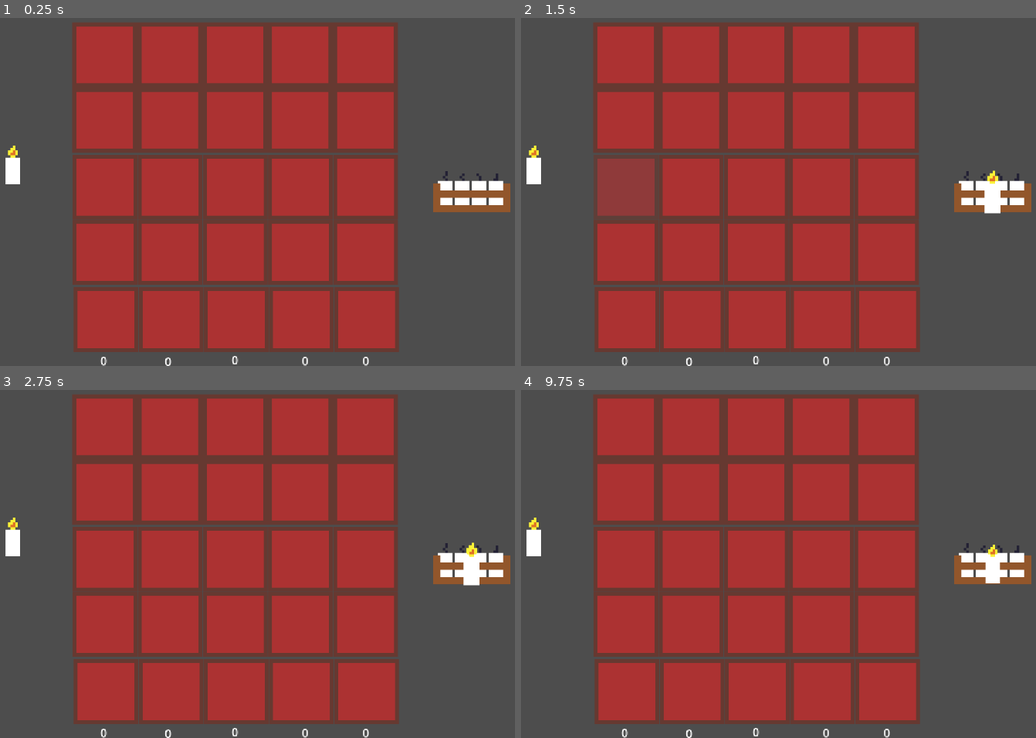
Above: before the commit, frames 1-4 (two rows, left to right).
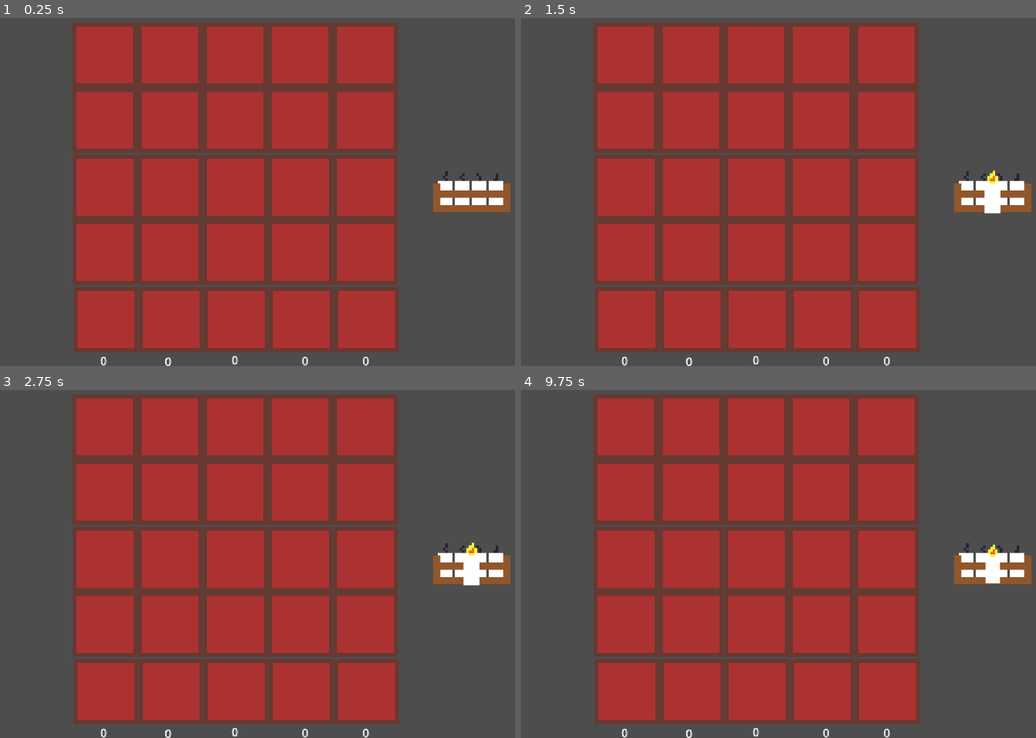
Above: after the commit, the same moments.

Repository: adrientremblay/ld55
Game: Godot game, scene res://scenes/main.tscn
Two runs of this game, one before a commit and one after it. Both use one fixed random seed, a clock stepped at 60 frames per second and the inputs below.
Inputs (mouse positions are in pixels of both pictures, inside the frame that each line leads up to):
- Up to frame 1 (0.25 s): no input
- Up to frame 2 (1.5 s): tap Enter at 0.5 s; move the mouse to (531, 164) at 0.52 s; press the mouse at (531, 164) at 0.53 s; tap Space at 1.25 s; move the mouse to (994, 192) at 1.27 s; release the mouse at (994, 192) at 1.28 s; click (994, 192) at 1.35 s
- Up to frame 3 (2.75 s): tap Enter at 2 s; move the mouse to (473, 564) at 2.02 s; press the mouse at (473, 564) at 2.03 s
- Up to frame 4 (9.75 s): tap Space at 2.75, 4.25 s; release the mouse at (994, 564) at 2.78 s; click (994, 564) at 2.85 s; tap Enter at 3.5 s; press the mouse at (994, 564) at 3.53 s; release the mouse at (994, 564) at 4.28 s; click (994, 564) at 4.35 s; press the mouse at (994, 564) at 5.03 s; release the mouse at (994, 564) at 5.78 s; click (994, 564) at 5.85 s; press the mouse at (994, 564) at 6.53 s; release the mouse at (994, 564) at 7.28 s; click (994, 564) at 7.35 s; press the mouse at (994, 564) at 8.03 s; release the mouse at (994, 564) at 8.78 s; click (994, 564) at 8.85 s; move the mouse to (963, 616) at 9.52 s; press the mouse at (963, 616) at 9.53 s

The runs differ from the first frame. In frame 1, 0.3% of the frame differs, in the area x 1-4%, y 36-48%; in frame 2, 2.1%, in the area x 1-26%, y 36-57%; in frame 3, 0.3%; in frame 4, 0.3%.
Error before the commit: Cannot call method 'set_ease' on a null value. (res://scripts/offering.gd:33)

Commit message:
Fixed all but one problems with dragging

Diff:
--- a/scenes/main.tscn
+++ b/scenes/main.tscn
@@ -1,15 +1,11 @@
-[gd_scene load_steps=5 format=3 uid="uid://dft06i0o7a16r"]
+[gd_scene load_steps=4 format=3 uid="uid://dft06i0o7a16r"]
 
 [ext_resource type="Script" path="res://scenes/main.gd" id="1_p50c6"]
-[ext_resource type="PackedScene" uid="uid://cpgdv8fm2wncs" path="res://scenes/offering.tscn" id="2_5ocog"]
 [ext_resource type="PackedScene" uid="uid://cy3mptasstq5l" path="res://scenes/altar.tscn" id="2_64s2l"]
 [ext_resource type="PackedScene" uid="uid://dbnxiup0a0586" path="res://scenes/offering_spawner.tscn" id="3_r0mkk"]
 
 [node name="Main" type="Node2D"]
 script = ExtResource("1_p50c6")
-
-[node name="object" parent="." instance=ExtResource("2_5ocog")]
-position = Vector2(129, 304)
 
 [node name="Altar" parent="." instance=ExtResource("2_64s2l")]
 position = Vector2(252, 9)
--- a/scenes/offering.tscn
+++ b/scenes/offering.tscn
@@ -15,7 +15,7 @@
 [node name="Area2D" type="Area2D" parent="."]
 
 [node name="CollisionShape2D" type="CollisionShape2D" parent="Area2D"]
-scale = Vector2(2, 2)
+scale = Vector2(4, 4)
 shape = SubResource("RectangleShape2D_q7qd4")
 
 [connection signal="body_entered" from="Area2D" to="." method="_on_area_2d_body_entered"]
--- a/scripts/offering.gd
+++ b/scripts/offering.gd
@@ -1,51 +1,42 @@
 class_name Offering extends Node2D
 
-var draggable = false
 var platforms_entered = []
 var old_platform = null
 var offset: Vector2
 var initial_pos
+var being_dragged = false
+var can_be_dragged = false
 
-# Called when the node enters the scene tree for the first time.
 func _ready() -> void:
 	pass # Replace with function body.
 
-# Called every frame. 'delta' is the elapsed time since the previous frame.
 func _process(delta: float) -> void:
-	if not draggable:
-		return
-	if Input.is_action_just_pressed("click"):
+	if Input.is_action_just_pressed("click") and can_be_dragged:
 		offset = get_global_mouse_position() - global_position
 		initial_pos = global_position
-		Dragging.is_dragging = true
 		if platforms_entered.size() == 1:
+			being_dragged = true
 			platforms_entered[0].placed_offering = null
 			old_platform = platforms_entered[0]
-	if Input.is_action_pressed("click"):
+	if Input.is_action_pressed("click") and being_dragged:
 		global_position = get_global_mouse_position() - offset
-	elif Input.is_action_just_released("click"):
-		Dragging.is_dragging = false
+	elif being_dragged and Input.is_action_just_released("click"):
+		being_dragged = false
 		var tween = get_tree().create_tween()
 		if platforms_entered.size() == 1 and platforms_entered[0].placed_offering == null:
 			tween.tween_property(self, "global_position", platforms_entered[0].global_position, 0.2).set_ease(Tween.EASE_OUT)
 			platforms_entered[0].placed_offering = self
-		else:
+		elif initial_pos != null:
 			tween.tween_property(self, "global_position", initial_pos, 0.2).set_ease(Tween.EASE_OUT)
 			if old_platform != null:
 				old_platform.placed_offering = self
 
 func _on_area_2d_mouse_entered() -> void:
-	if Dragging.is_dragging:
-		return
-
-	draggable = true
+	can_be_dragged = true
 	scale = Vector2(1.1, 1.1)
 
 func _on_area_2d_mouse_exited() -> void:
-	if Dragging.is_dragging:
-		return
-
-	draggable = false
+	can_be_dragged = false
 	scale = Vector2(1.0, 1.0)
 
 func _on_area_2d_body_entered(body: Node2D) -> void:
--- a/scripts/offering_spawner.gd
+++ b/scripts/offering_spawner.gd
@@ -15,6 +15,7 @@
 	if (Input.is_action_just_pressed("click") and can_spawn):
 		var object_instance = object_scene.instantiate()
 		object_instance.global_position = get_global_mouse_position()
+		object_instance.being_dragged = true
 		spawn_object.emit(object_instance)
 
 func _on_area_2d_mouse_entered() -> void:
